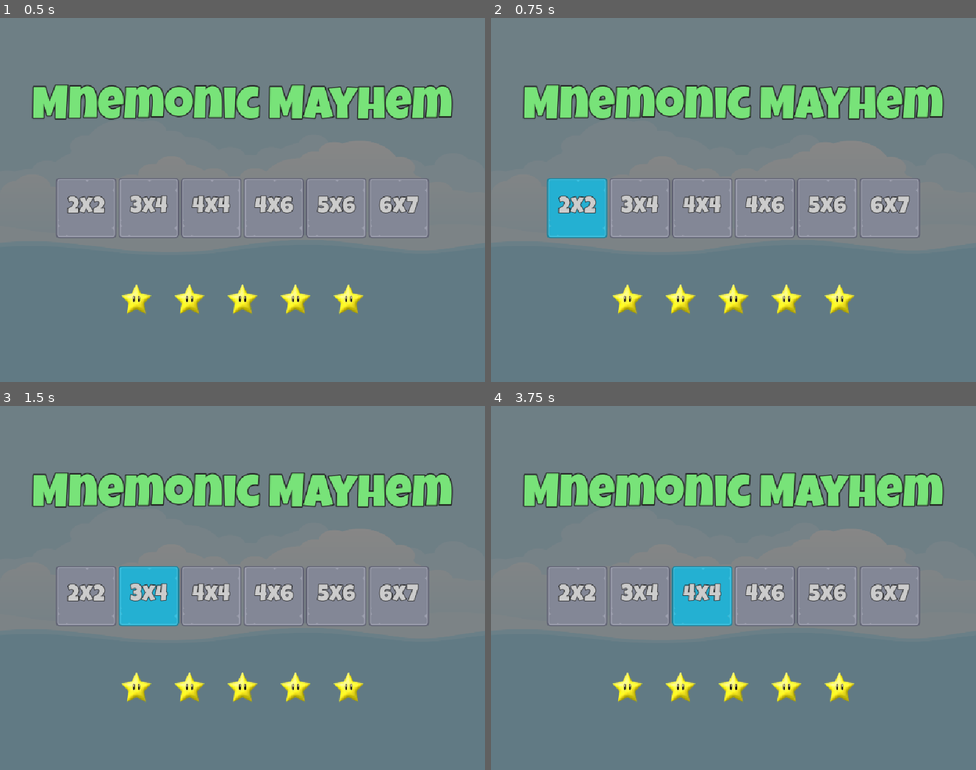
Above: before the commit, frames 1-4 (two rows, left to right).
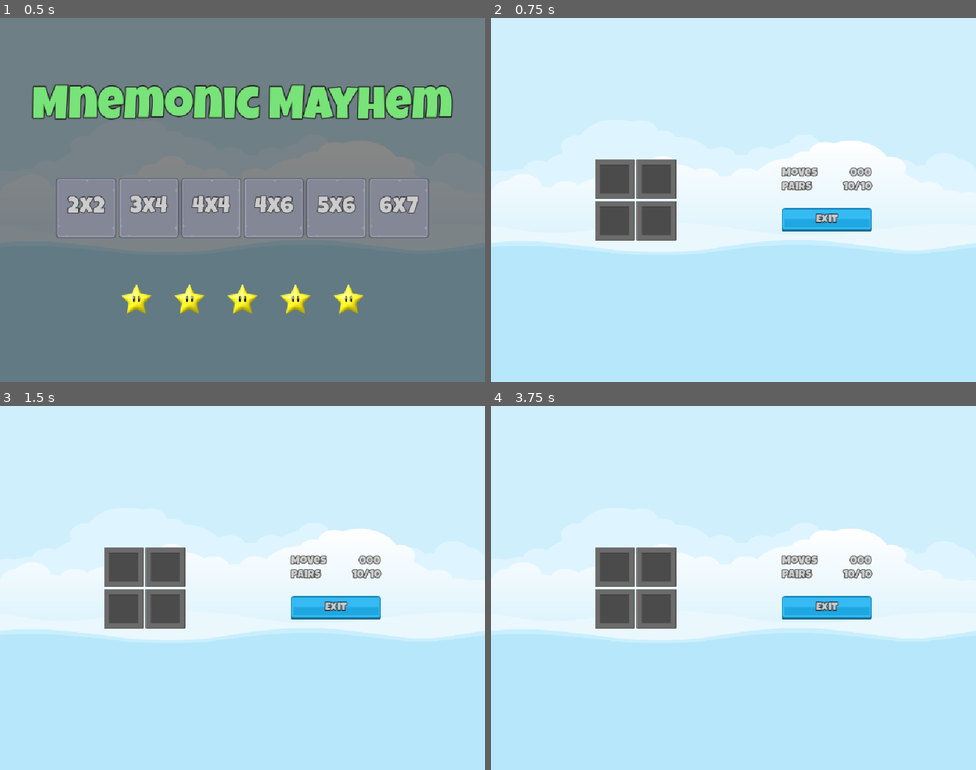
Above: after the commit, the same moments.

Repository: nrcoover/mnemonic-mayhem
Game: Godot game, scene res://Scenes/Master/Master.tscn
The game is run twice, just before and just after one commit, with the same random seed, the same clock (stepped at 60 frames per second) and the same inputs.
Inputs (mouse positions are in pixels of both pictures, inside the frame that each line leads up to):
- Up to frame 1 (0.5 s): no input
- Up to frame 2 (0.75 s): click "2x2" at 0.5 s
- Up to frame 3 (1.5 s): click (121, 566) at 1.27 s
- Up to frame 4 (3.75 s): click (641, 595) at 2 s, where only the run before the commit has a clickable "3x4"; click (655, 566) at 2.77 s; click (704, 595) at 3.5 s, where only the run before the commit has a clickable "4x4"

Frame 1 is identical in both runs. In frame 2, 100% of the frame differs, in the area x 0-100%, y 0-100%; in frame 3, 100%; in frame 4, 100%.

Commit message:
Setup game navigation

Diff:
--- a/Globals/SignalManager.gd
+++ b/Globals/SignalManager.gd
@@ -1 +1,13 @@
 extends Node
+
+
+signal on_level_selected(level_setting: LevelSetting)
+signal on_game_exit_pressed()
+
+
+func emit_on_level_selected(level_setting: LevelSetting) -> void:
+	on_level_selected.emit(level_setting)
+
+
+func emit_on_game_exit_pressed() -> void:
+	on_game_exit_pressed.emit()
--- /dev/null
+++ b/Scenes/Game/Game.gd
@@ -0,0 +1,39 @@
+extends Control
+
+
+const MEMORY_TILE = preload("uid://bd1h0dudwaeg3")
+
+
+@onready var grid_container: GridContainer = $HBox/GridContainer
+
+
+func _ready() -> void:
+	connect_to_signals()
+
+
+func connect_to_signals() -> void:
+	SignalManager.on_level_selected.connect(on_level_selected)
+
+
+func on_level_selected(level_setting: LevelSetting) -> void:
+	set_grid_columns(level_setting)
+	set_memory_tiles(level_setting)
+
+
+func set_grid_columns(level_setting: LevelSetting) -> void:
+	grid_container.columns = level_setting.columns
+
+
+func set_memory_tiles(level_setting: LevelSetting) -> void:
+	for tile in level_setting.total_tiles:
+		grid_container.add_child(MEMORY_TILE.instantiate())
+
+
+func clear_tiles() -> void:
+	for tile in grid_container.get_children():
+		tile.queue_free()
+
+
+func _on_exit_button_pressed() -> void:
+	clear_tiles()
+	SignalManager.emit_on_game_exit_pressed()
--- a/Scenes/Game/Game.tscn
+++ b/Scenes/Game/Game.tscn
@@ -1,7 +1,7 @@
 [gd_scene format=3 uid="uid://dxnl1upsmlo26"]
 
+[ext_resource type="Script" uid="uid://cpo0viyw3kw58" path="res://Scenes/Game/Game.gd" id="1_1q8bt"]
 [ext_resource type="PackedScene" uid="uid://0y1xb3b774wr" path="res://Scenes/Spacer/Spacer.tscn" id="1_3k6gv"]
-[ext_resource type="PackedScene" uid="uid://bd1h0dudwaeg3" path="res://Scenes/MemoryTile/MemoryTile.tscn" id="1_rdw05"]
 [ext_resource type="LabelSettings" uid="uid://b0hcj84q34lfa" path="res://Resources/LabelWhite24.tres" id="2_gwu2e"]
 [ext_resource type="Texture2D" uid="uid://bu1cwtihd36ve" path="res://Assets/ui/blue_button00.png" id="3_y3kpf"]
 [ext_resource type="Texture2D" uid="uid://dk60mqtj2tuid" path="res://Assets/ui/green_button00.png" id="4_3k6gv"]
@@ -14,6 +14,7 @@
 anchor_bottom = 1.0
 grow_horizontal = 2
 grow_vertical = 2
+script = ExtResource("1_1q8bt")
 
 [node name="HBox" type="HBoxContainer" parent="." unique_id=1840313722]
 layout_mode = 1
@@ -31,48 +32,6 @@
 size_flags_horizontal = 4
 size_flags_vertical = 4
 columns = 4
-
-[node name="MemoryTile" parent="HBox/GridContainer" unique_id=379349715 instance=ExtResource("1_rdw05")]
-layout_mode = 2
-
-[node name="MemoryTile2" parent="HBox/GridContainer" unique_id=1142412187 instance=ExtResource("1_rdw05")]
-layout_mode = 2
-
-[node name="MemoryTile3" parent="HBox/GridContainer" unique_id=172243858 instance=ExtResource("1_rdw05")]
-layout_mode = 2
-
-[node name="MemoryTile4" parent="HBox/GridContainer" unique_id=440825489 instance=ExtResource("1_rdw05")]
-layout_mode = 2
-
-[node name="MemoryTile5" parent="HBox/GridContainer" unique_id=1832586263 instance=ExtResource("1_rdw05")]
-layout_mode = 2
-
-[node name="MemoryTile6" parent="HBox/GridContainer" unique_id=938414020 instance=ExtResource("1_rdw05")]
-layout_mode = 2
-
-[node name="MemoryTile7" parent="HBox/GridContainer" unique_id=1971426847 instance=ExtResource("1_rdw05")]
-layout_mode = 2
-
-[node name="MemoryTile8" parent="HBox/GridContainer" unique_id=907080856 instance=ExtResource("1_rdw05")]
-layout_mode = 2
-
-[node name="MemoryTile9" parent="HBox/GridContainer" unique_id=1127586948 instance=ExtResource("1_rdw05")]
-layout_mode = 2
-
-[node name="MemoryTile10" parent="HBox/GridContainer" unique_id=1390783394 instance=ExtResource("1_rdw05")]
-layout_mode = 2
-
-[node name="MemoryTile11" parent="HBox/GridContainer" unique_id=52488654 instance=ExtResource("1_rdw05")]
-layout_mode = 2
-
-[node name="MemoryTile12" parent="HBox/GridContainer" unique_id=677537435 instance=ExtResource("1_rdw05")]
-layout_mode = 2
-
-[node name="MemoryTile13" parent="HBox/GridContainer" unique_id=1574306355 instance=ExtResource("1_rdw05")]
-layout_mode = 2
-
-[node name="MemoryTile14" parent="HBox/GridContainer" unique_id=501085463 instance=ExtResource("1_rdw05")]
-layout_mode = 2
 
 [node name="Spacer2" parent="HBox" unique_id=1171641479 instance=ExtResource("1_3k6gv")]
 layout_mode = 2
@@ -146,3 +105,5 @@
 
 [node name="Spacer3" parent="HBox" unique_id=1902457359 instance=ExtResource("1_3k6gv")]
 layout_mode = 2
+
+[connection signal="pressed" from="HBox/VBox/ExitButton" to="." method="_on_exit_button_pressed"]
--- a/Scenes/LevelButton/LevelButton.gd
+++ b/Scenes/LevelButton/LevelButton.gd
@@ -9,3 +9,7 @@
 
 func _ready() -> void:
 	label.text = str(level_setting)
+
+
+func _on_pressed() -> void:
+	SignalManager.emit_on_level_selected(level_setting)
--- a/Scenes/LevelButton/LevelButton.tscn
+++ b/Scenes/LevelButton/LevelButton.tscn
@@ -37,3 +37,5 @@
 label_settings = ExtResource("4_anpwf")
 horizontal_alignment = 1
 vertical_alignment = 1
+
+[connection signal="pressed" from="." to="." method="_on_pressed"]
--- /dev/null
+++ b/Scenes/Master/Master.gd
@@ -0,0 +1,26 @@
+extends Control
+
+@onready var main: Control = $Main
+@onready var game: Control = $Game
+
+
+func _ready() -> void:
+	connect_to_signals()
+	show_game(false)
+
+func connect_to_signals() -> void:
+	SignalManager.on_level_selected.connect(on_level_selected)
+	SignalManager.on_game_exit_pressed.connect(on_game_exit_pressed)
+
+
+func on_level_selected(_level_setting: LevelSetting) -> void:
+	show_game(true)
+
+
+func on_game_exit_pressed() -> void:
+	show_game(false)
+
+
+func show_game(isShowing: bool) -> void:
+	game.visible = isShowing
+	main.visible = !isShowing
--- a/Scenes/Master/Master.tscn
+++ b/Scenes/Master/Master.tscn
@@ -1,5 +1,6 @@
 [gd_scene format=3 uid="uid://cpgqq74f37ae7"]
 
+[ext_resource type="Script" uid="uid://ckx7p6slsnl0l" path="res://Scenes/Master/Master.gd" id="1_1t0lv"]
 [ext_resource type="Texture2D" uid="uid://b73n4b3wnqsxg" path="res://Assets/images/backgroundEmpty.png" id="1_h6g34"]
 [ext_resource type="PackedScene" uid="uid://b0dxovca58l7j" path="res://Scenes/Main/Main.tscn" id="2_o4rt4"]
 [ext_resource type="PackedScene" uid="uid://dxnl1upsmlo26" path="res://Scenes/Game/Game.tscn" id="3_7tgqy"]
@@ -11,6 +12,7 @@
 anchor_bottom = 1.0
 grow_horizontal = 2
 grow_vertical = 2
+script = ExtResource("1_1t0lv")
 
 [node name="TextureRect" type="TextureRect" parent="." unique_id=1286059233]
 layout_mode = 1
--- /dev/null
+++ b/Scenes/MemoryTile/MemoryTile.gd
@@ -0,0 +1,4 @@
+class_name MemoryTile
+
+
+extends TextureButton
--- a/Scenes/MemoryTile/MemoryTile.tscn
+++ b/Scenes/MemoryTile/MemoryTile.tscn
@@ -1,8 +1,10 @@
 [gd_scene format=3 uid="uid://bd1h0dudwaeg3"]
 
 [ext_resource type="Texture2D" uid="uid://bgdbme1ol0iit" path="res://Assets/frames/hidden_frame_blank.png" id="1_dtpqw"]
+[ext_resource type="Script" uid="uid://dhlamq8typ8ea" path="res://Scenes/MemoryTile/MemoryTile.gd" id="2_axhco"]
 
 [node name="MemoryTile" type="TextureButton" unique_id=379349715]
 offset_right = 40.0
 offset_bottom = 40.0
 texture_normal = ExtResource("1_dtpqw")
+script = ExtResource("2_axhco")
Not shown, added: Scenes/Game/Game.gd.uid
Not shown, added: Scenes/Master/Master.gd.uid
Not shown, added: Scenes/MemoryTile/MemoryTile.gd.uid
